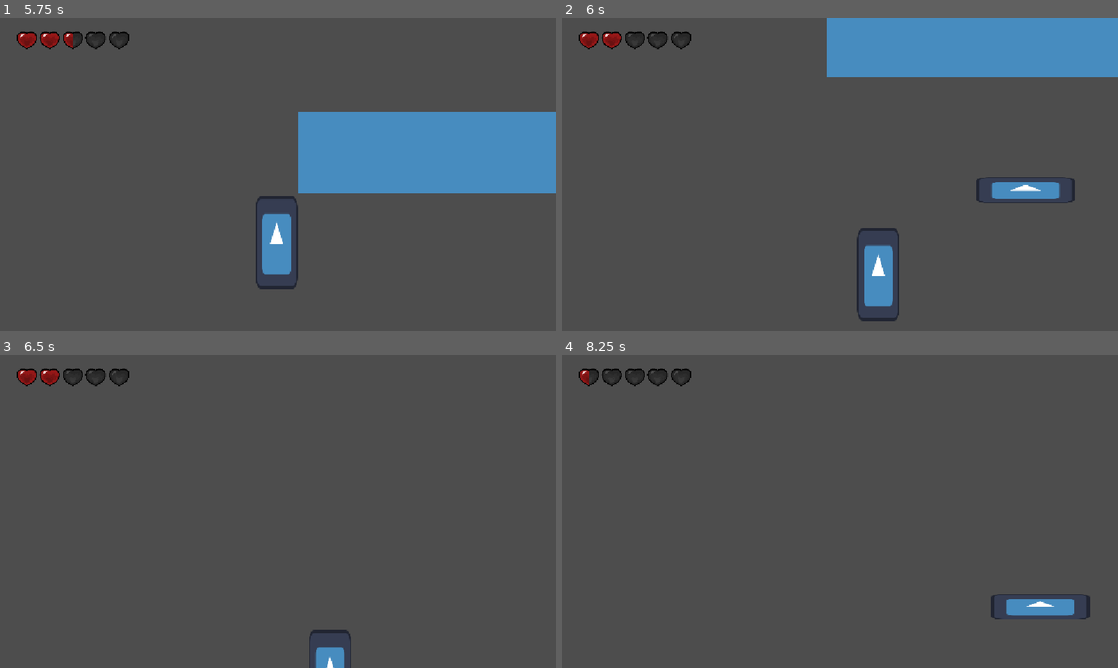
Above: before the commit, frames 1-4 (two rows, left to right).
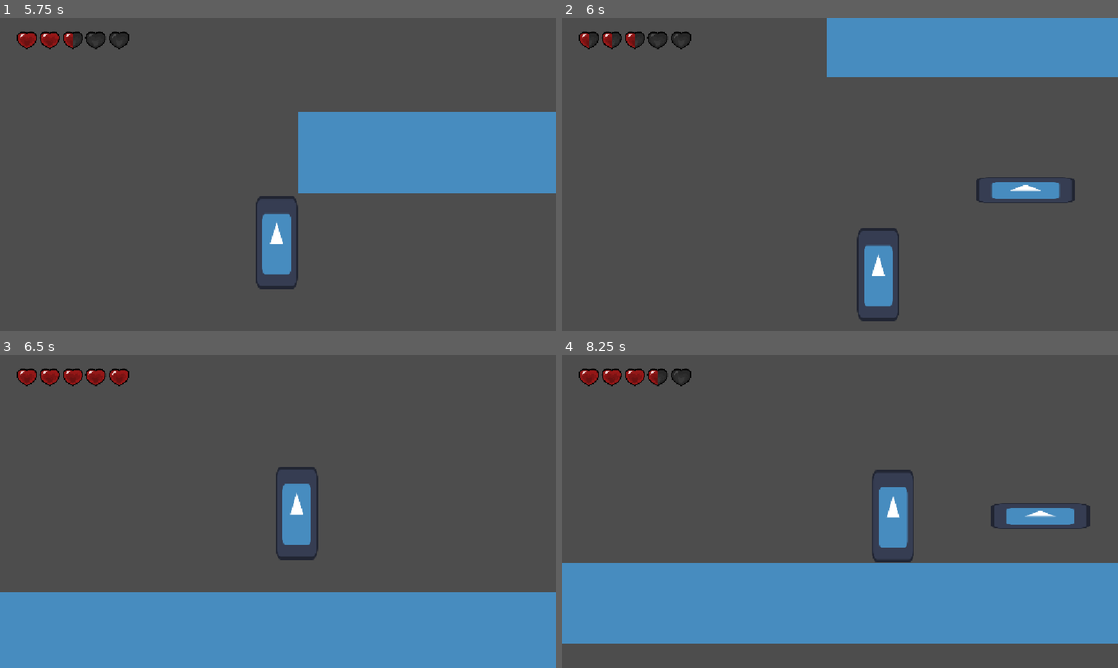
Above: after the commit, the same moments.

Repository: Dekoder-py/DaydreamProject
Game: Godot game, scene res://scenes/start_menu.tscn
The game is run twice, just before and just after one commit, with the same random seed, the same clock (stepped at 60 frames per second) and the same inputs. The engine's default icon, where the game draws it, is replaced by a stand-in: a white triangle on a blue panel in a dark square. Sound files missing from this copy of the repository are replaced by a short silence.
Inputs:
- Up to frame 1 (5.75 s): click "Start!" at 0.5 s; tap Enter at 1.25 s; hold Right (right) 1.28-2.78 s; tap X (shoot) every 0.75 s from 1.35 to 5.1 s; tap W (jump) at 1.52, 2.27, 3.77, 4.52, 5.27 s; hold A (left) 2.78-5.03 s; hold Right (right) from 5.03 s (still down)
- Up to frame 2 (6 s): keep holding Right (right); tap X (shoot) at 5.85 s
- Up to frame 3 (6.5 s): keep holding Right (right)
- Up to frame 4 (8.25 s): keep holding Right (right); tap X (shoot) at 6.6, 7.35, 8.1 s; tap W (jump) at 6.77, 7.52 s

Frame 1 is identical in both runs. In frame 2, 0.2% of the frame differs, in the area x 4-14%, y 4-10%; in frame 3, 26%; in frame 4, 28%, in the area x 0-100%, y 4-93%.
Error after the commit: Cannot call method 'reload_current_scene' on a null value. (res://scripts/player.gd:65)

Commit message:
add killzone to level 2

Diff:
--- a/scenes/level_two.tscn
+++ b/scenes/level_two.tscn
@@ -1,8 +1,10 @@
-[gd_scene load_steps=6 format=4 uid="uid://dxoxulthmmrdh"]
+[gd_scene load_steps=9 format=4 uid="uid://db458qfek18u"]
 
+[ext_resource type="Script" uid="uid://bv4f0oraj3g0s" path="res://scripts/level_two.gd" id="1_4yacq"]
 [ext_resource type="Texture2D" uid="uid://cj3ych3woygbm" path="res://icon.svg" id="1_8lyp7"]
 [ext_resource type="PackedScene" uid="uid://bbqret6bimjuv" path="res://scenes/player.tscn" id="1_dmexl"]
 [ext_resource type="PackedScene" uid="uid://cmu2clkq2r62l" path="res://scenes/hud.tscn" id="3_kkfyh"]
+[ext_resource type="PackedScene" uid="uid://becdtkvp0qkta" path="res://scenes/killzone.tscn" id="4_kkfyh"]
 
 [sub_resource type="TileSetAtlasSource" id="TileSetAtlasSource_4yacq"]
 texture = ExtResource("1_8lyp7")
@@ -139,7 +141,11 @@
 physics_layer_0/collision_layer = 1
 sources/3 = SubResource("TileSetAtlasSource_4yacq")
 
-[node name="Node2D" type="Node2D"]
+[sub_resource type="WorldBoundaryShape2D" id="WorldBoundaryShape2D_4yacq"]
+distance = -377.0
+
+[node name="LevelTwo" type="Node2D"]
+script = ExtResource("1_4yacq")
 
 [node name="collision layer" type="TileMapLayer" parent="."]
 scale = Vector2(7, 7)
@@ -152,4 +158,9 @@
 
 [node name="HUD" parent="." instance=ExtResource("3_kkfyh")]
 
+[node name="Killzone" parent="." instance=ExtResource("4_kkfyh")]
+
+[node name="CollisionShape2D" type="CollisionShape2D" parent="Killzone"]
+shape = SubResource("WorldBoundaryShape2D_4yacq")
+
 [editable path="HUD"]
--- /dev/null
+++ b/scripts/level_two.gd
@@ -0,0 +1,13 @@
+extends Node2D
+
+@onready var killzone: Area2D = $Killzone
+@onready var player: CharacterBody2D = $Player
+
+
+func _ready() -> void:
+	killzone.player_in_zone.connect(_on_player_killed)
+
+
+func _on_player_killed():
+	for i in range(5):
+		player.damage_self(1)
Not shown, added: scripts/level_two.gd.uid
